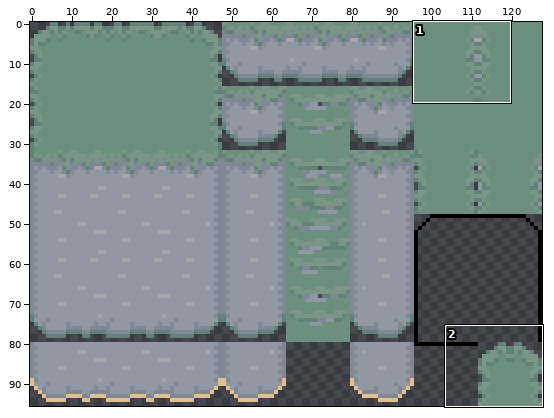
Pixel-art file: Assets/Sprites/Cliffs.aseprite. The first picture is a wide view before the edit; the outline marks the close-up.
Close-up. As it was:
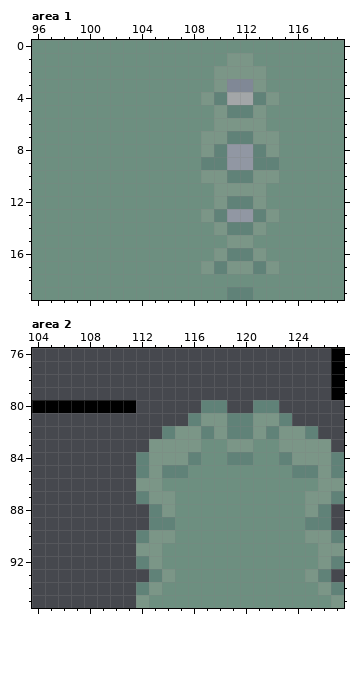
128x96 pixels, 1 frame. Colours within 5 levels of each other are drawn and written as one. Shown: area 1: x 96..119, y 0..19; area 2: x 104..127, y 76..95. The commit also changed other parts of the picture, which this record leaves out.
The result:
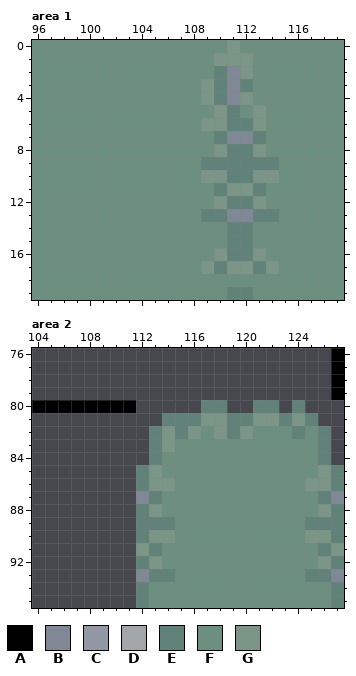
Palette (. is transparent): A #000000  B #808896  C #9197a3  D #a3a6a8  E #608278  F #6d8f80  G #7b9687
Difference:
layer "Flattened" added
layer "Layer 2" removed
--- area 1, layer "Flattened"
@@ x 107..116 @@
- 0 FFFFFFFFFF
- 1 FFFFGGFFFF
- 2 FFFGGGGFFF
- 3 FFFGBBGFFF
- 4 FFGEDDEGFF
- 5 FFFGEEGFFF
- 6 FFFGGGGFFF
- 7 FFGGEEGGFF
- 8 FFGECCEGFF
- 9 FFEECCEEFF
+ 0 FFFFGFFFFF
+ 1 FFFGGGFFFF
+ 2 FFFEBGFFFF
+ 3 FFGEBEFFFF
+ 4 FFGEBGFFFF
+ 5 FFFGEFGFFF
+ 6 FFGGEEGFFF
+ 7 FFFEBBEFFF
+ 8 FFFGEEGFFF
+ 9 FFEEEEEEFF
 10 FFGGEEGGFF
-11 FFFGGGGFFF
+11 FFFEGGEFFF
 12 FFFGEEGFFF
-13 FFGECCEGFF
-14 FFFGEEGFFF
-15 FFFFGGFFFF
+13 FFEEBBEEFF
+14 FFFFEEFFFF
+15 FFFFEEFFFF
 16 FFFGEEGFFF
--- area 2
@@ x 104..127 @@
 79 .......................A
-80 AAAAAAAA.....EE..EE.....
-81 ............EGGEEGGE....
-82 ..........EGGEGEEGEGGE..
-83 .........GGGGFFGGFFGGGG.
-84 ........EGGGEFFEEFFEGGGE
-85 ........EGEEFFFFFFFFEEGE
-86 ........GGFFFFFFFFFFFFGG
-87 ........EGGFFFFFFFFFFGGE
-88 .........EGFFFFFFFFFFGE.
-89 .........EEFFFFFFFFFFEE.
+80 AAAAAAAA.....EE..EE.E...
+81 ..........EEEGGEEGGEGE..
+82 .........EGEGFGEGFFFEFE.
+83 .........EGFFFFFFFFFFFE.
+84 .........EFFFFFFFFFFFFE.
+85 ........EGFFFFFFFFFFFFGE
+86 ........EGGFFFFFFFFFFGGE
+87 ........BEFFFFFFFFFFFFEB
+88 ........EGFFFFFFFFFFFFGE
+89 ........EEEFFFFFFFFFFEEE
 90 ........EGGFFFFFFFFFFGGE
-91 ........GGFFFFFFFFFFFFGG
+91 ........GEFFFFFFFFFFFFEG
 92 ........EGFFFFFFFFFFFFGE
-93 .........EGFFFFFFFFFFGE.
-94 ........EGFFFFFFFFFFFFGE
-95 ........GFFFFFFFFFFFFFFG
+93 ........BEEFFFFFFFFFFEEB
+94 ........EFFFFFFFFFFFFFFE
+95 ........EFFFFFFFFFFFFFFE
Changed places in both close-ups, as pixel boxes (x1, y1, x2, y2):
changed: (201, 40, 279, 248)
changed: (136, 400, 344, 608)
